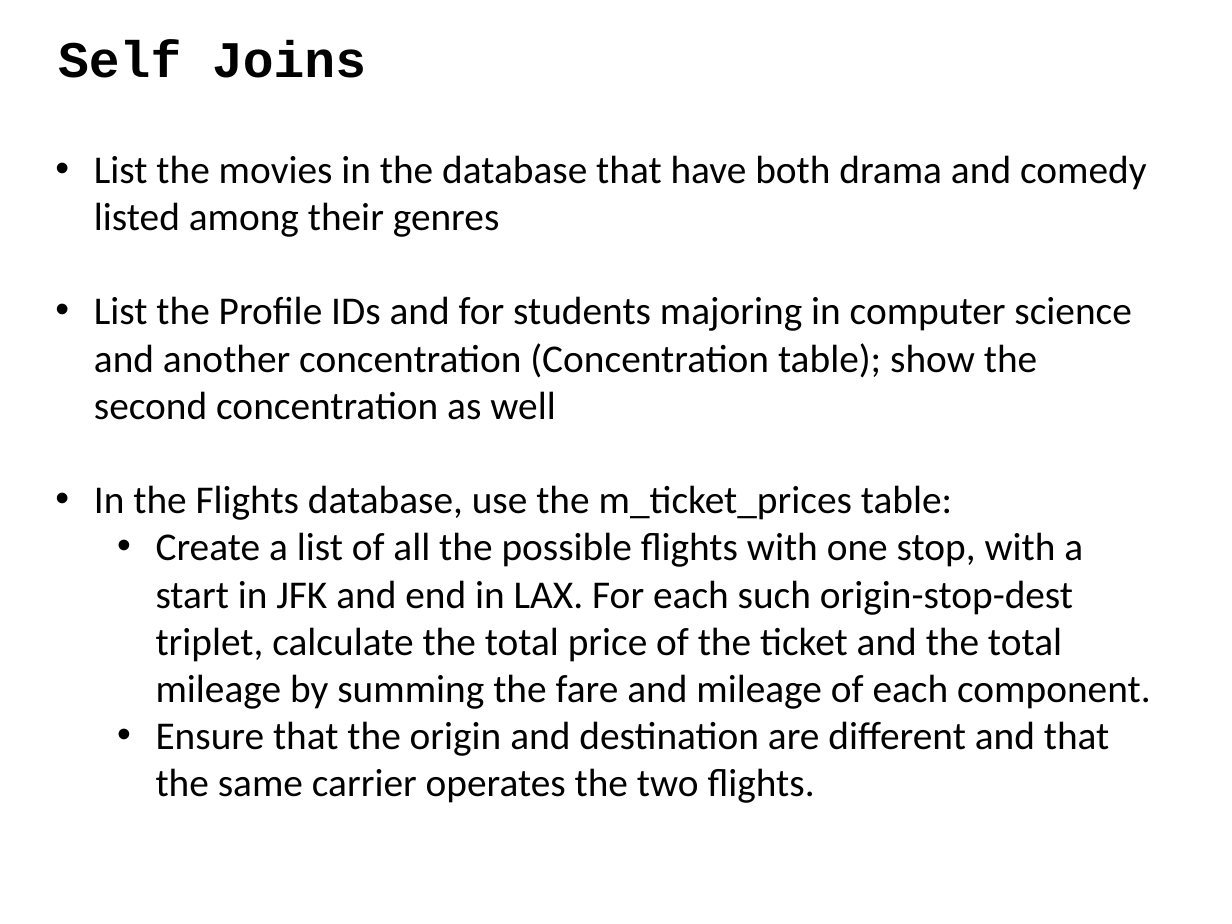
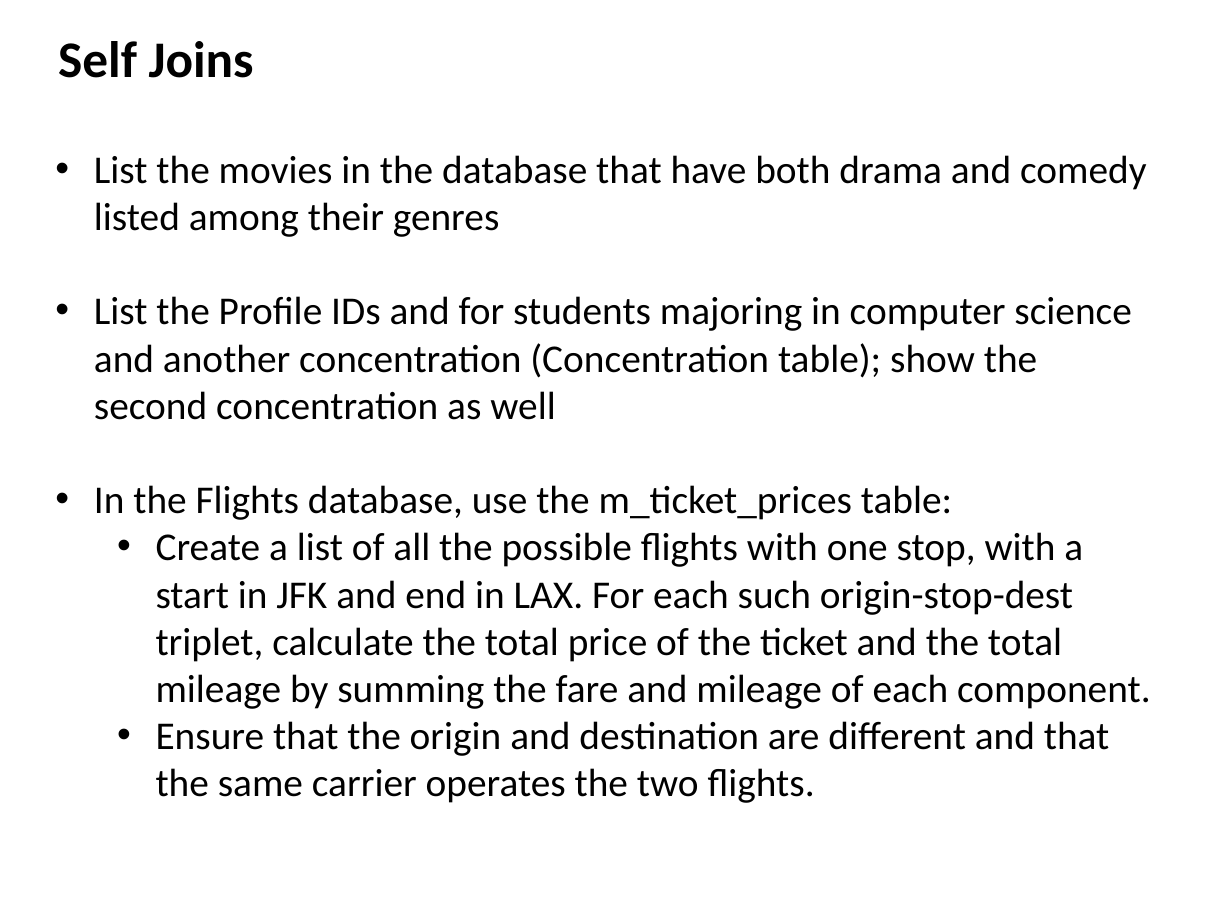
Before and after one commit to ipeirotis/introduction-to-databases, a slide deck: slide 15 of session4/C-SQL_Joins.pptx. Drawn at 1232x924 pixels with LibreOffice and Linux fonts; fonts in the diff are those of the drawing. Boxes give left, top, right and bottom in pixels: in the first picture for what was removed or moved away, otherwise in the second. Text is boxed around its words. In the diff, an @@ line names an element or a change of style, - is before the commit and + after.

```diff
--- a/session4/C-SQL_Joins.pptx
+++ b/session4/C-SQL_Joins.pptx
@@ text "Self Joins" at (x1=58, y1=41, x2=254, y2=78): font Courier New to Calibri @@
```
Also in this commit, not shown: 14 other slides changed, 2 slides added, 2 slides removed.
